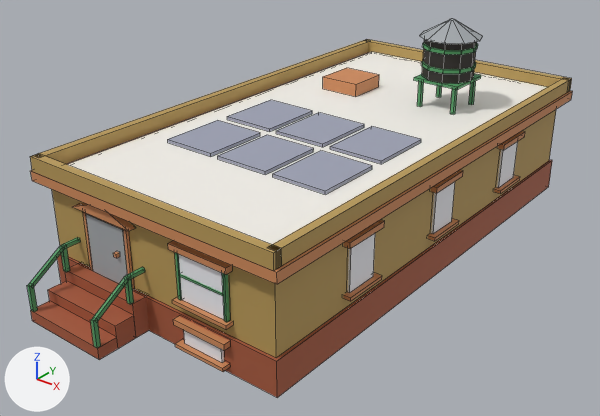
The Blender file assets/managed-models/buildings/house-1x2-1f-brownstone-a-solar/house-1x2-1f-brownstone-a-solar.blend: old version first, new version second.
Rendered twice from a 50 mm lens placed at (1.64, -2.175, 1.438), pointed at (0.005, -0.131, 0.17). Arrows for +X, +Y and +Z are at lower left; the lights stay in place. The picture after the commit comes second. Mesh edges are drawn as thin lines.

Objects in the first picture: 'house-1x2-1f-brownstone-a-solar'.
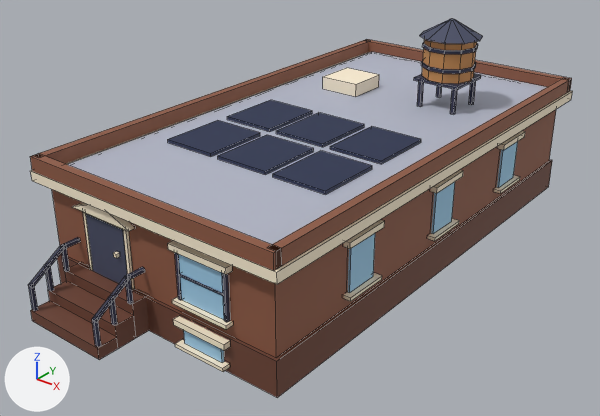
Boxes [x1, y1, x2, y2] around the edits, measured in the pictures (600 x 416 px; the box of a moved part takes in the faces that stretch with it):
'house-1x2-1f-brownstone-a-solar', reshaped: before [27, 19, 573, 398]; after [28, 19, 573, 398]
part 1 of me_house_1x2_1f_brownstone_a_solar, added: after [45, 264, 54, 291]
part 2 of me_house_1x2_1f_brownstone_a_solar, added: after [109, 297, 118, 325]
part 3 of me_house_1x2_1f_brownstone_a_solar, moved or reshaped: before [27, 239, 145, 348]; after [28, 239, 145, 347]
part 4 of me_house_1x2_1f_brownstone_a_solar, surface changed: [30, 19, 573, 398] in both

Diff of the bpy script that builds the scene:
```diff
--- a/assets/managed-models/buildings/house-1x2-1f-brownstone-a-solar/house-1x2-1f-brownstone-a-solar.blend.py
+++ b/assets/managed-models/buildings/house-1x2-1f-brownstone-a-solar/house-1x2-1f-brownstone-a-solar.blend.py
@@ me_house_1x2_1f_brownstone_a_solar @@
 # used by ob_house_1x2_1f_brownstone_a_solar; location = (0.0, 0.0, 0.0)
-me_house_1x2_1f_brownstone_a_solar.from_pydata(...)  # 686 vertices, 503 faces; spans x -0.5..0.5, y -1.0..0.98, z 0.0..0.74
+me_house_1x2_1f_brownstone_a_solar.from_pydata(...)  # 702 vertices, 515 faces; spans x -0.5..0.5, y -1.0..0.98, z 0.0..0.74
+# me_house_1x2_1f_brownstone_a_solar part 1: a new loose piece, a box spanning x -0.356..-0.344, y -0.931..-0.919, z 0.08..0.172, in mat_m_house_1x2_1f_brownstone_a_solar
+# me_house_1x2_1f_brownstone_a_solar part 2: a new loose piece, a box spanning x -0.056..-0.044, y -0.931..-0.919, z 0.08..0.172, in mat_m_house_1x2_1f_brownstone_a_solar
+# me_house_1x2_1f_brownstone_a_solar part 3
+# 4 vertices are removed from x -0.36..-0.04, y -0.99, z 0.13
+# 38 faces are deleted
+# 4 vertices are added at (-0.34, -0.98, 0.13), (-0.36, -0.98, 0.13), (-0.04, -0.98, 0.13), (-0.06, -0.98, 0.13)
+# 38 new faces join them
+# me_house_1x2_1f_brownstone_a_solar part 4: 465 kept faces spanning x -0.5..0.5, y -1.0..0.98, z 0.0..0.74 get new texture (UV) coordinates
 me_house_1x2_1f_brownstone_a_solar.materials.append(mat_m_house_1x2_1f_brownstone_a_solar)
```
